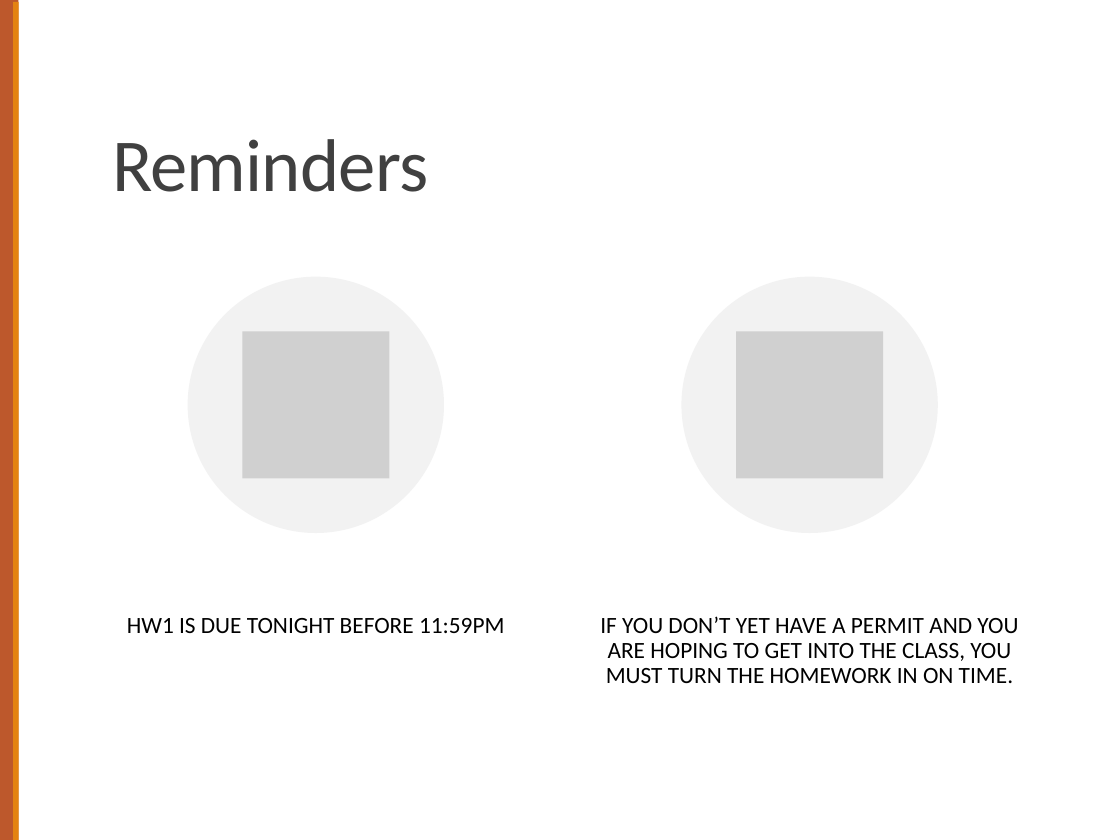
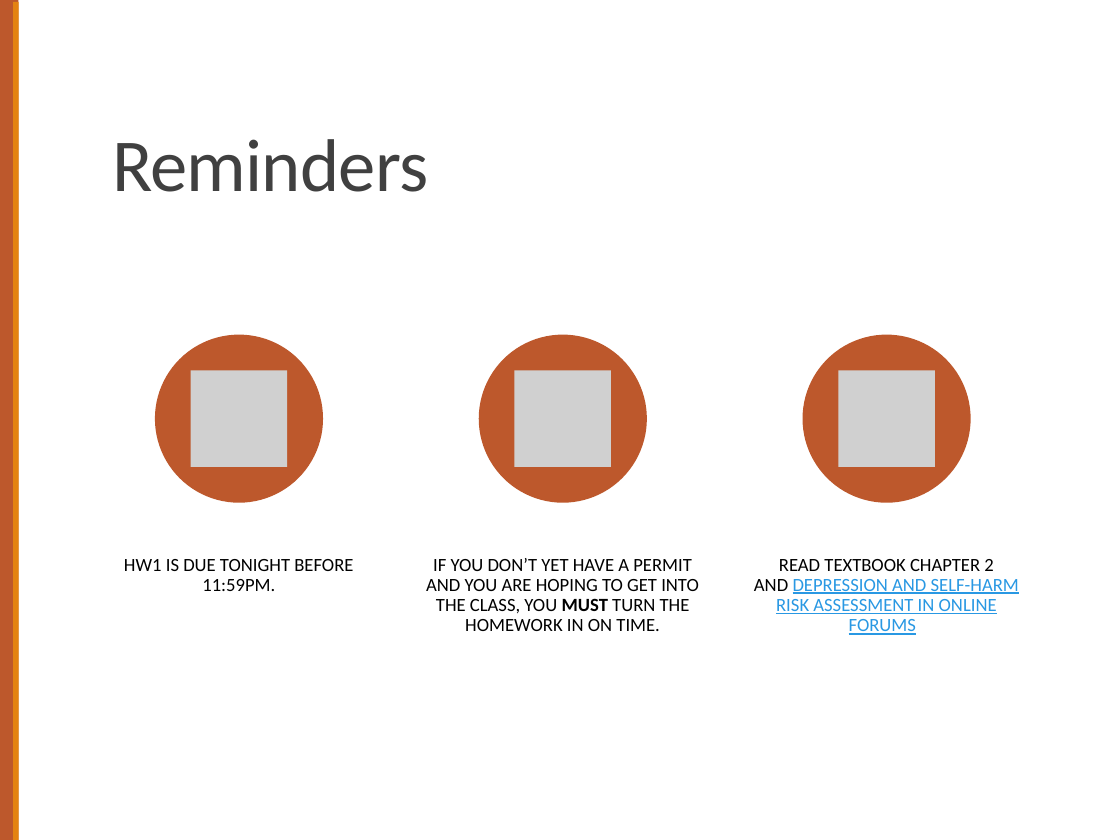
Before and after one commit to computational-linguistics-class/computational-linguistics-class.github.io, a slide deck: slide 2 of slides/02-text-processing.pptx. Drawn at 1120x840 pixels with LibreOffice and Linux fonts; fonts in the diff are those of the drawing; grey boxes stand for pictures. Boxes give left, top, right and bottom in pixels: in the first picture for what was removed or moved away, otherwise in the second. Text is boxed around its words. In the diff, an @@ line names an element or a change of style, - is before the commit and + after.

Commit message:
Added reminders slide

```diff
--- a/slides/02-text-processing.pptx
+++ b/slides/02-text-processing.pptx
@@ ellipse: place and size @@
-ellipse at [188,277,445,533]
+ellipse at [155,335,323,503]
@@ ellipse at [155,335,323,503]: fill #F2F2F2 to #BD582C @@
@@ ellipse added at [478,335,646,503], fill #BD582C @@
@@ ellipse at [803,335,971,503]: fill #F2F2F2 to #BD582C @@
@@ ellipse: place and size @@
-ellipse at [681,277,937,533]
+ellipse at [803,335,971,503]
@@ picture: place and size @@
-picture at [242,332,389,478]
+picture at [190,371,287,467]
@@ picture: place and size @@
-picture at [736,332,883,478]
+picture at [514,371,610,467]
@@ picture added at [839,371,935,467] @@
@@ text at [124,559,353,591]: text changed; size 15 to 12 pt @@
-HW1 IS DUE TONIGHT BEFORE 11:59PM
+HW1 IS DUE TONIGHT BEFORE 11:59PM.
@@ text "IF YOU DON’T YET HAVE ...": place and size @@
-text "IF YOU DON’T YET HAVE ..." at [600,616,1018,683]
+text "IF YOU DON’T YET HAVE ..." at [426,558,699,631]
@@ text "IF YOU DON’T YET HAVE ..." at [426,558,699,631]: size 15 to 12 pt; bold on in "MUST"; less space between paragraphs @@
@@ text added at [754,559,1019,635], 12 pt, text #2998E3, underline @@
+READ TEXTBOOK CHAPTER 2 AND DEPRESSION AND SELF-HARM RISK ASSESSMENT IN ONLINE FORUMS
```
Also in this commit, not shown: 1 other file.
